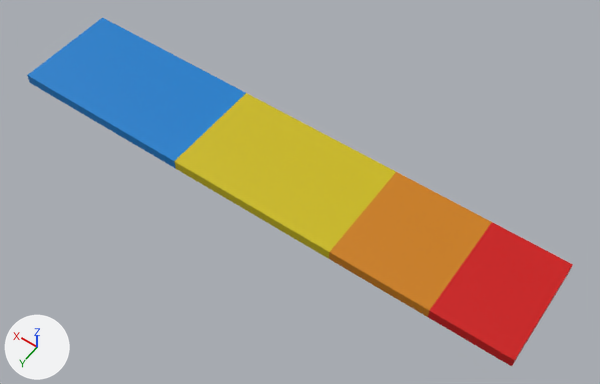
The FBX model Data/Model/Stage/2.Sundome/Sundome.fbx as it was, and as the next commit left it.
The view is the same before and after, from a camera (50 mm lens) standing at (-0.288, 0.366, 0.553) and looking at (-0.033, 0.008, -0.009). Every picture has the same lights, and +X, +Y and +Z are marked at lower left. Where no turn or scale is listed for an object, it has been applied to the vertices.

In view in the first picture: 'Terrain'.
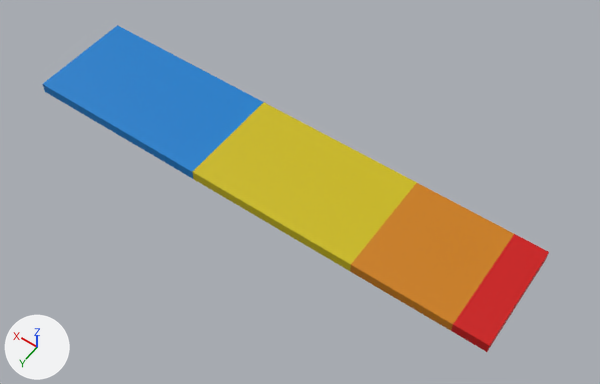
Location of each change, [x1, y1, x2, y2] in pixels of the pictures (600 x 384 px):
'Terrain', reshaped (7% narrower, 6% shorter)
    before: [27, 18, 573, 367]
    after: [43, 25, 549, 352]
part 1 of me_terrainmesh, cut back
    before: [487, 252, 573, 367]
    after: [488, 253, 549, 350]
part 2 of me_terrainmesh, cut back (blue)
    before: [27, 18, 117, 91]
part 3 of me_terrainmesh, surface changed
    both: [174, 93, 514, 331]

The edits, one by one:
me_terrainmesh is used by ob_terrain; location (0.0, 0.0, 0.0).
me_terrainmesh had 3081 vertices, 5920 faces and spanned x -0.255..0.245, y -0.045..0.055, z 0.0..0.01.
me_terrainmesh now has 2849 vertices, 5472 faces and spans x -0.235..0.225, y -0.045..0.055, z 0.0..0.01.
me_terrainmesh part 1: 54 vertices moved from x -0.255..-0.24, y -0.045..0.055, z 0.0..0.005 to x -0.235, y -0.04..0.05, z 0.0..0.005; 138 vertices removed from x -0.255..-0.24, y -0.045..0.055, z 0.0..0.01; 22 vertices added at x -0.235, y -0.04..0.05, z 0.0..0.008.
me_terrainmesh part 2: 54 vertices moved from x 0.23..0.245, y -0.045..0.055, z 0.0..0.005 to x 0.225, y -0.04..0.05, z 0.0..0.005; 138 vertices removed from x 0.23..0.245, y -0.045..0.055, z 0.0..0.01; 22 vertices added at x 0.225, y -0.04..0.05, z 0.0..0.008.
me_terrainmesh part 3: 672 kept faces spanning x -0.205..0.065, y -0.045..0.055, z 0.0..0.01 get new texture (UV) coordinates.
